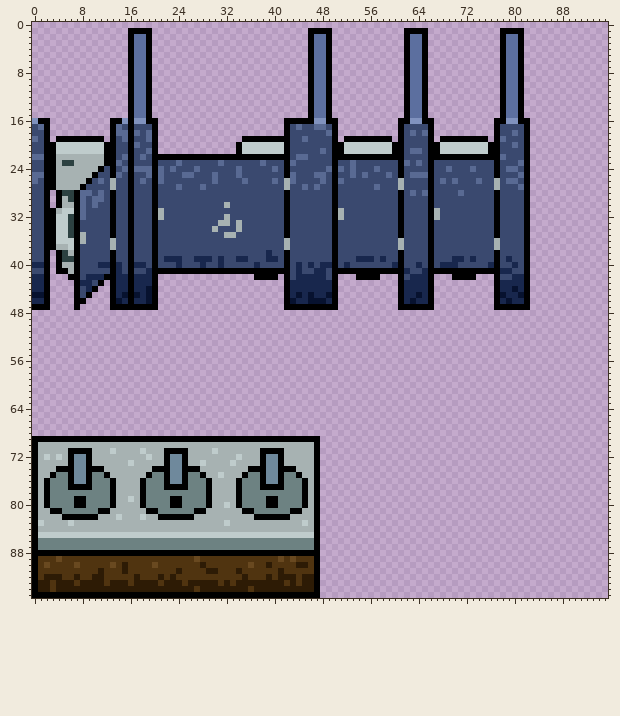
Sprite sheet: godot/tiles/bathroom.png. That is the earlier state.
The file is 96x96 pixels.
Now the later version:
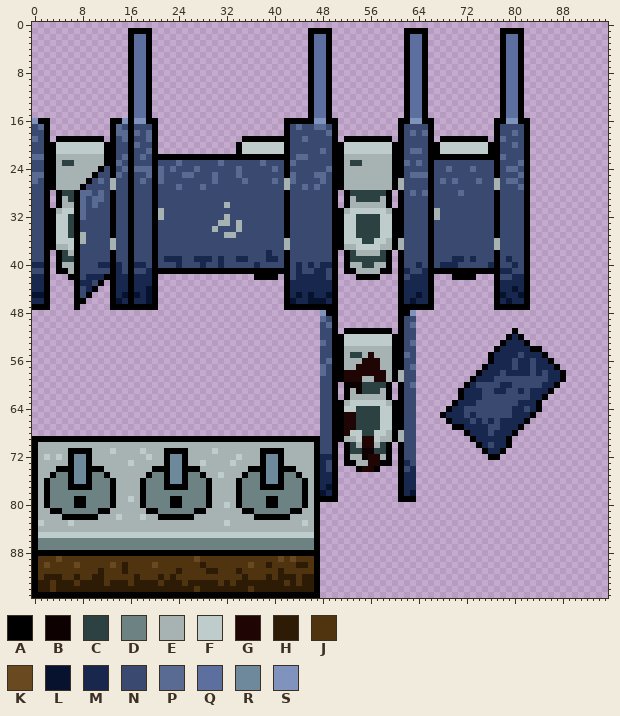
Palette (. is transparent): A #000000  B #0d0101  C #2c4141  D #6d8282  E #a7b2b2  F #bfcccc  G #1f0604  H #2d1b05  J #503410  K #694920  L #07122f  M #18274d  N #3a496f  P #596a93  Q #5c6f9f  R #6f899c  S #8092be
Changes in this commit:
Changed rows in their new state; - is an unchanged pixel.
first column x 51:
22 -EEEEEEEE-
23 AECCEEEEEA
24 AEEEEEEEEA
25 AEEEEEEEEA
26 AEEEEEEEEA
27 AEEEEEEEEA
28 .ACCCCCCA.
29 .AECCCCEA.
30 .AEEEEEEA.
31 AEFFFFFFEA
32 AFFCCCCFFA
33 AFFCCCCFFA
34 AFFCCCCFFA
35 AFFCCCCFFA
36 AFFFCCFFEA
37 AEEFFFFEEA
38 .ACEEEECA.
39 .ACCCCCCA.
40 .AEECCEEA.
41 .--EEEE--.
first column x 48:
48 SAA----------AAS-------------------------
49 PNA----------ANN-------------------------
50 NPA----------ANP-------------------------
51 NNA-AAAAAAAA-ANN----------------A--------
52 NNAAFFFFFFFFAANN---------------AMA-------
53 PNAAFFFFFFFFAANP--------------AMMMA------
54 NNAAEEEEEEEEAANN-------------AMMMMMAA----
55 NNAAECCEGEEEAAPN------------AMMMMNMMMA---
56 NPAAEEEGGGEEAANN------------AMMMNMMNMMA--
57 PNAAEEGGGGEEAANP-----------AMMMMNMMNMMMA-
58 PNAAGGGGGGGEAENN----------AMMMNMMMMNMNMMA
59 NNAAGGGEEGGEAENN---------AMMMNNNNNNNNNMMA
60 NNA-ABBCCCCA-ANP--------AMNNNNMMNNNNNMMA-
61 NNA-AEBCCCEA-ANN-------AMMMNNMMNNMNMMMA--
62 NNA-AEEEEEEA-ANN-------AMMMNNNNNNNNMMA---
63 NNAAEFFFFFFEAANN------AMMMNNNNNNNMMMA----
64 NNAAFFCCCCFFAANN-----AMMNNNNNNNNMMNMA----
65 NNAAGGCCCCFFAANN----AMMMNMNNNNNNMMMA-----
66 NNAAGGCCCCFFAANN-----AMMMNMNMNMMMMA------
67 NNAAGGCCCCFFAANN------AAMMMMNNMMMA-------
68 NNAAGFFCCFFEAENN--------AMMMNMMMA--------
69 NNAAEEFGGFEEAENN---------AMMMMMA---------
70 NNA-ACEGGECA-ANN----------AMNMMA---------
71 NNA-ACCBBCCA-ANN-----------AMMA----------
72 MMA-AEEBGGEA-ANN------------AA-----------
73 MNA-AAEEGGAA-AMN-------------------------
74 MNA---AGGA---ANM-------------------------
75 MMA----------AMM-------------------------
76 MMA----------AMM-------------------------
77 MLA----------AMM-------------------------
78 LMA----------AML-------------------------
79 AAA----------AAA-------------------------
